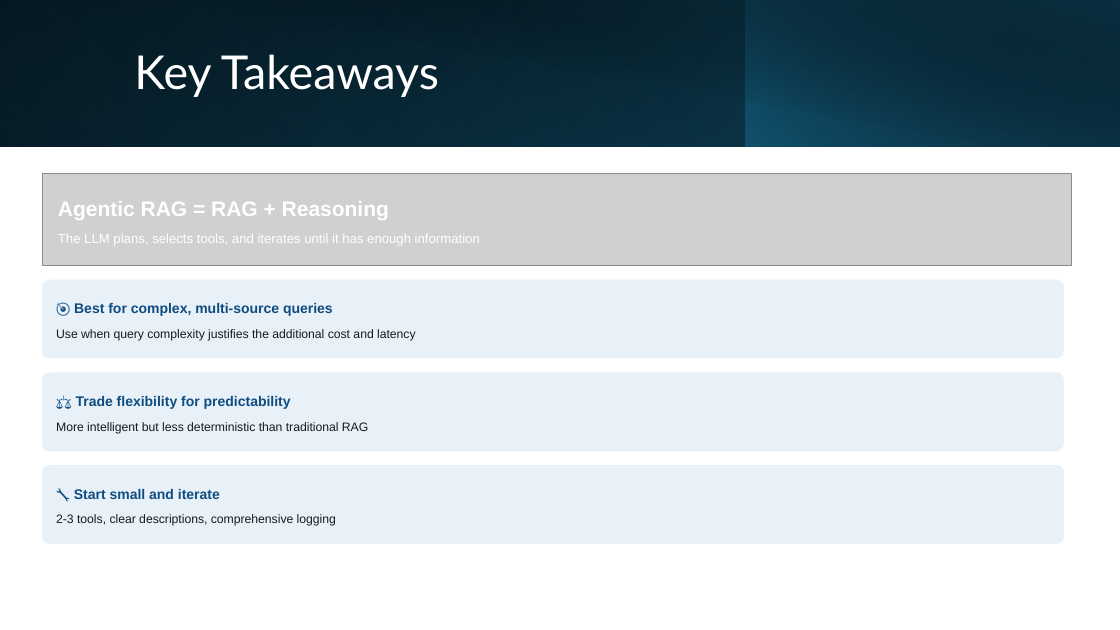
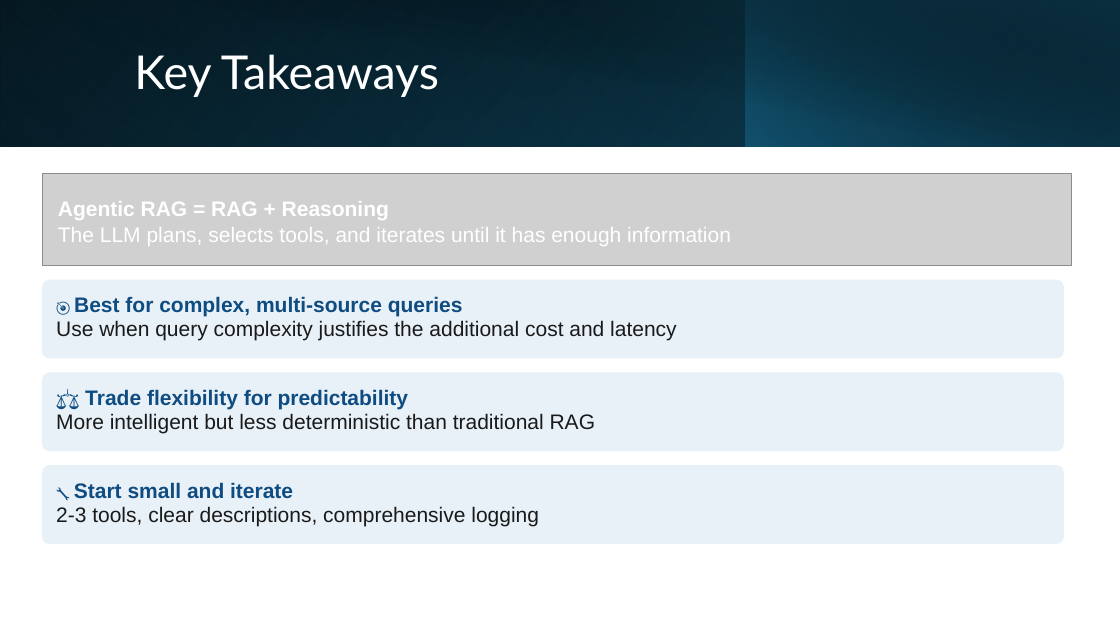
Before and after one commit to DivyaPrakash04/Support-ticket-AI-agent-framework-microsoft-dev-day-Jan2026, a slide deck: slide 11 of labs/assets/AgenticRAG.pptx. Drawn at 1120x630 pixels with LibreOffice and Linux fonts; fonts in the diff are those of the drawing; grey boxes stand for pictures. Boxes give left, top, right and bottom in pixels: in the first picture for what was removed or moved away, otherwise in the second. Text is boxed around its words. In the diff, an @@ line names an element or a change of style, - is before the commit and + after.

```diff
--- a/labs/assets/AgenticRAG.pptx
+++ b/labs/assets/AgenticRAG.pptx
@@ text "The LLM plans, selects tools, ..." at [58,227,731,246]: size 11.2 to 18 pt @@
@@ size 12 to 18 pt in 3 elements at [74,296,463,317], [85,389,409,409], [74,482,293,499] @@
@@ size 10.5 to 18 pt in 3 elements at [56,320,677,341], [56,413,595,433], [56,506,539,526] @@
```
Also in this commit, not shown: 4 other slides changed, 1 other file.
